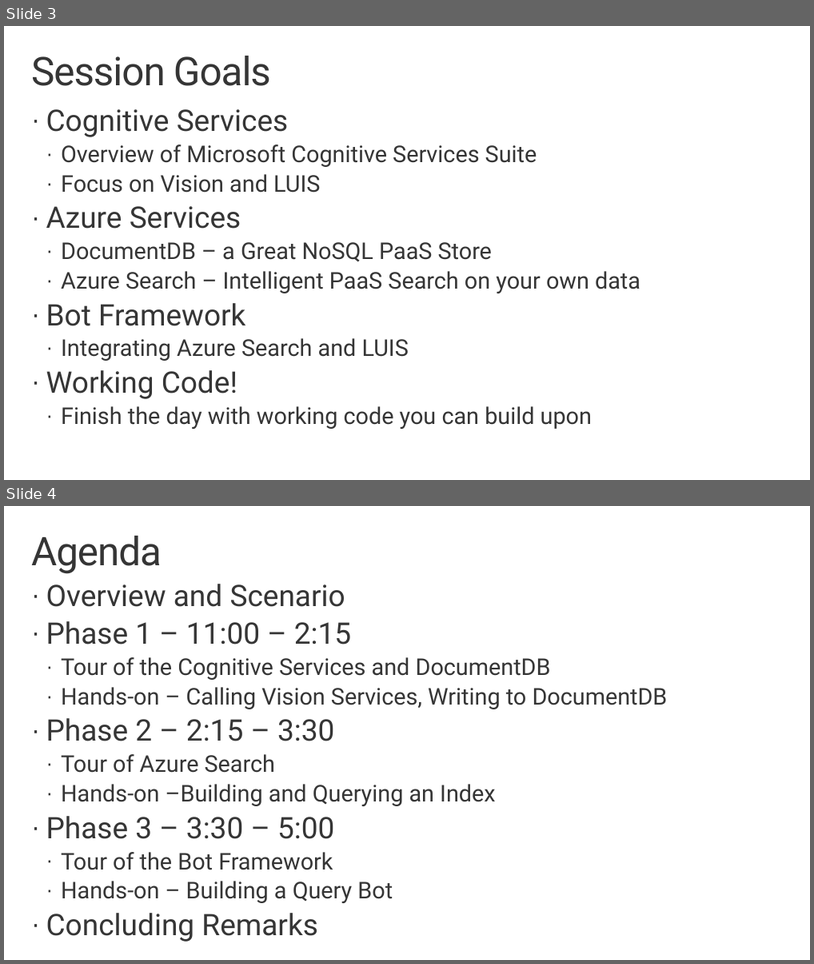
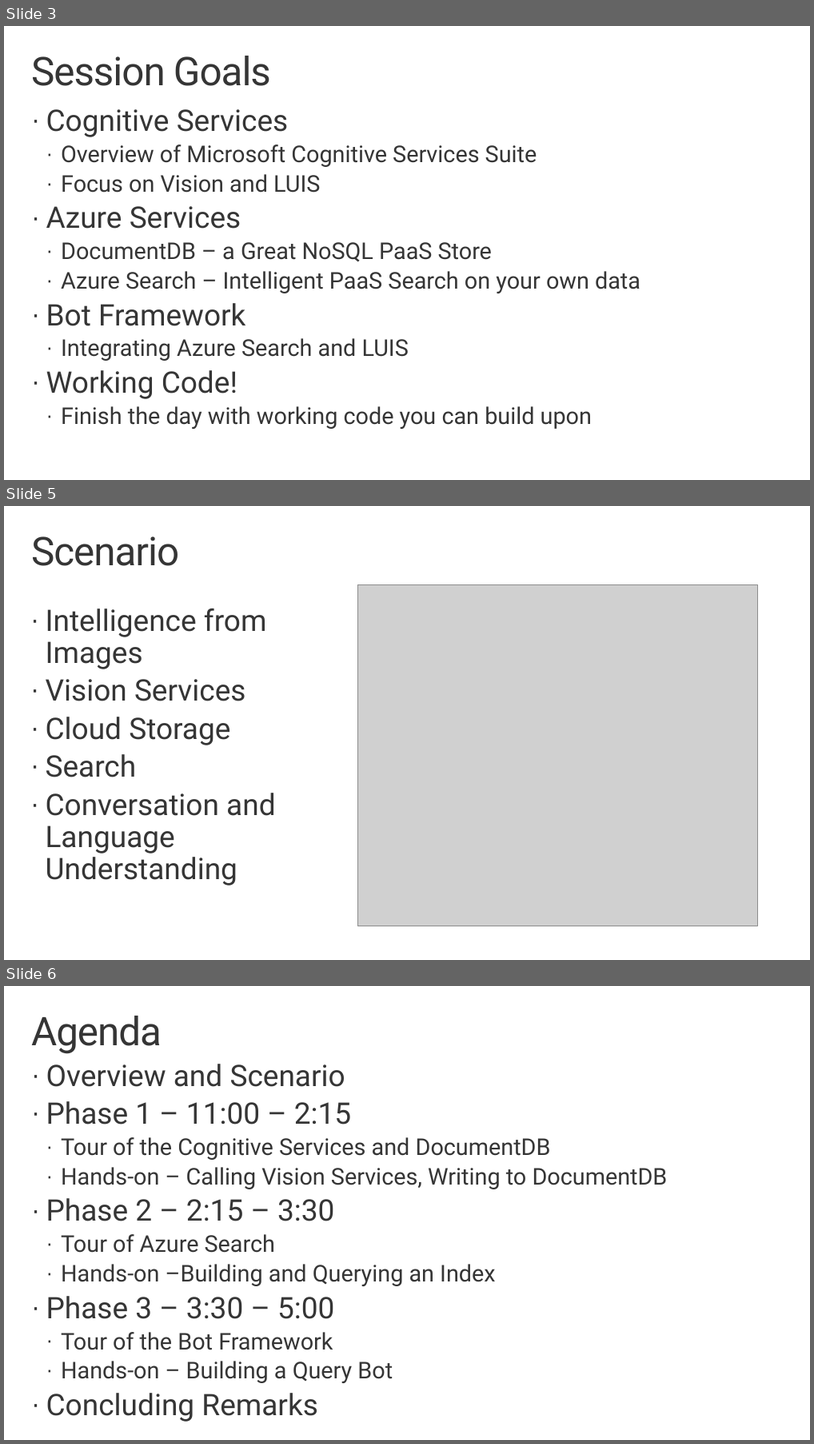
Before and after one commit to noodlefrenzy/CognitiveServicesTutorial, a slide deck: Presentations/AI Immersion - Phase 0 - Overview.pptx. Shown one above the other, each under a label of ours: slides 3 and 4 before the commit, slides 3, 5 and 6 after it; the slides between them are not shown. The pictures are 814x964 and 814x1444 pixels, drawn with LibreOffice and Linux fonts; fonts in the diff are those of the drawing; grey boxes stand for pictures; background and template pictures are left out. Boxes give left, top, right and bottom in pixels: in the first picture for what was removed or moved away, otherwise in the second. Text is boxed around its words. In the diff, an @@ line names an element or a change of style, - is before the commit and + after.

```diff
--- a/Presentations/AI Immersion - Phase 0 - Overview.pptx
+++ b/Presentations/AI Immersion - Phase 0 - Overview.pptx
@@ slide 5 added at box(4, 506, 810, 960), background #FFFFFF @@
@@ title added at box(31, 536, 179, 566), 48 pt, text #353535 @@
+Scenario
@@ picture added at box(358, 585, 758, 926) @@
@@ text added at box(46, 608, 275, 885), 36 pt, text #353535 @@
+· Intelligence from Images
+· Vision Services
+· Cloud Storage
+· Search
+· Conversation and Language Understanding
@@ what was slide 4 is now slide 6 @@
```
Also in this commit, not shown: 1 slide changed, 2 other slides added, 1 slide removed, 5 other files.
